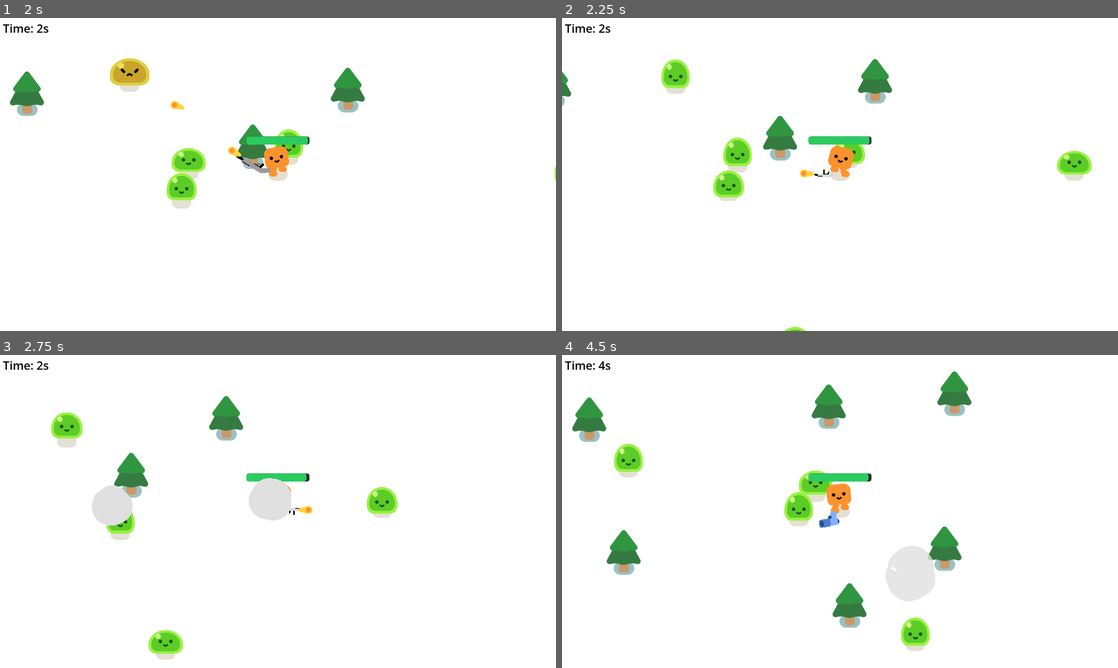
Above: before the commit, frames 1-4 (two rows, left to right).
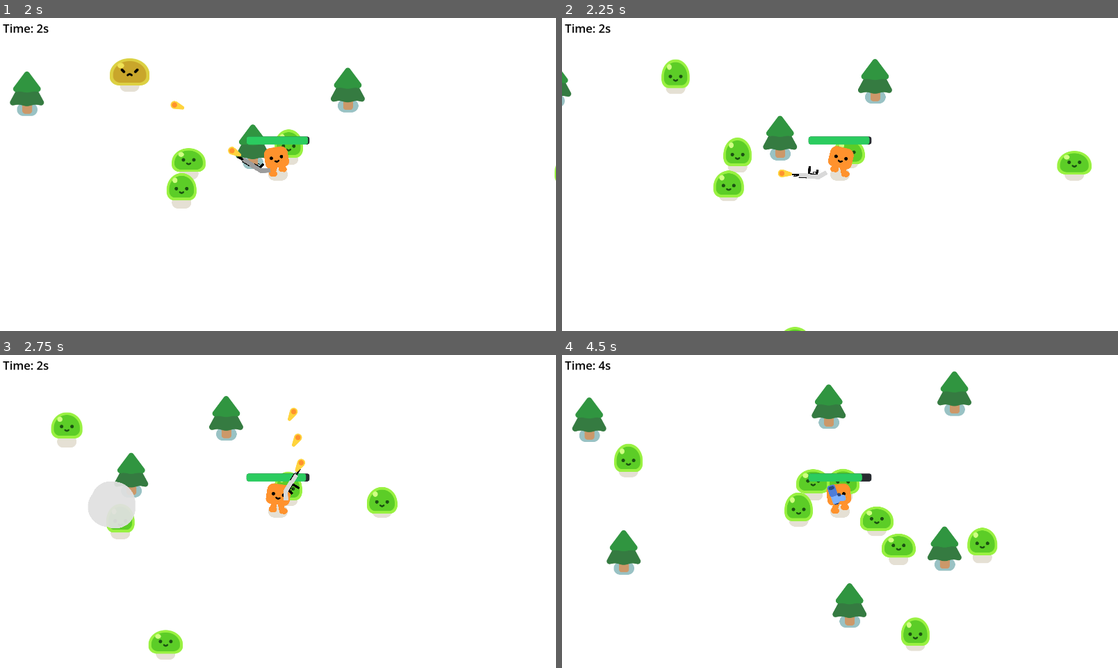
Above: after the commit, the same moments.

Repository: occult-frog/first-survivor-game
Game: Godot game, scene res://survivors_game.tscn
Same seed, same stepped clock (60 frames per second), same inputs: the game is played once before the commit and once after it.
Inputs:
- Up to frame 1 (2 s): tap Enter at 0.5 s; hold D (move_right) 0.53-1.28 s; tap 1 (gun1_switch) at 0.6 s; hold S (move_down) from 1.28 s (still down); tap 2 (gun2_switch) at 1.35 s
- Up to frame 2 (2.25 s): release S (move_down) at 2.03 s; hold D (move_right) from 2.03 s (still down); tap 3 (gun3_switch) at 2.1 s
- Up to frame 3 (2.75 s): keep holding D (move_right)
- Up to frame 4 (4.5 s): release D (move_right) at 2.78 s; hold W (move_up) 2.78-3.53 s; tap Alt at 2.85 s; hold A (move_left) from 3.53 s (still down); tap Shift at 3.6 s; tap 1 (gun1_switch) at 4.35 s

Frame 1 is identical in both runs. In frame 2, 0.2% of the frame differs, in the area x 38-49%, y 47-52%; in frame 3, 1.5%; in frame 4, 3.0%, in the area x 40-79%, y 36-79%.

Commit message:
Add files via upload

Diff:
--- a/gun3.tscn
+++ b/gun3.tscn
@@ -17,8 +17,8 @@
 [node name="WeaponPivot" type="Marker2D" parent="." unique_id=1389662505]
 
 [node name="Gun3" type="Sprite2D" parent="WeaponPivot" unique_id=1397663924]
-position = Vector2(54.000004, 9.536743e-07)
-scale = Vector2(0.17883137, 0.17951387)
+position = Vector2(103.76203, -0.8437437)
+scale = Vector2(0.31589502, 0.31710067)
 texture = ExtResource("2_mnnmj")
 
 [node name="ShootingPoint" type="Marker2D" parent="WeaponPivot/Gun3" unique_id=1089970129]
